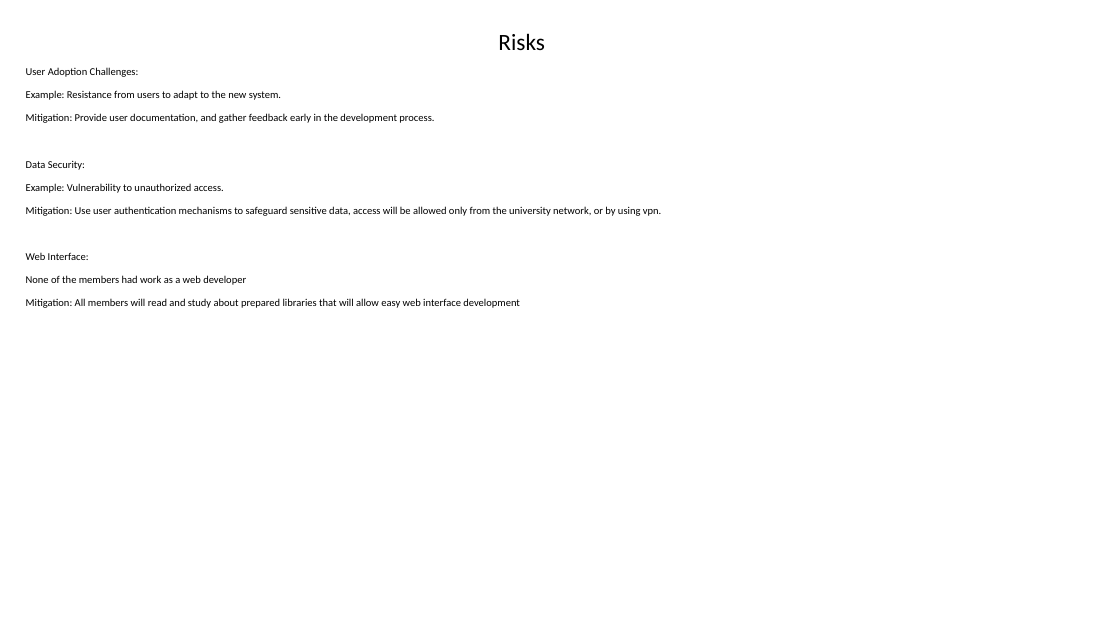
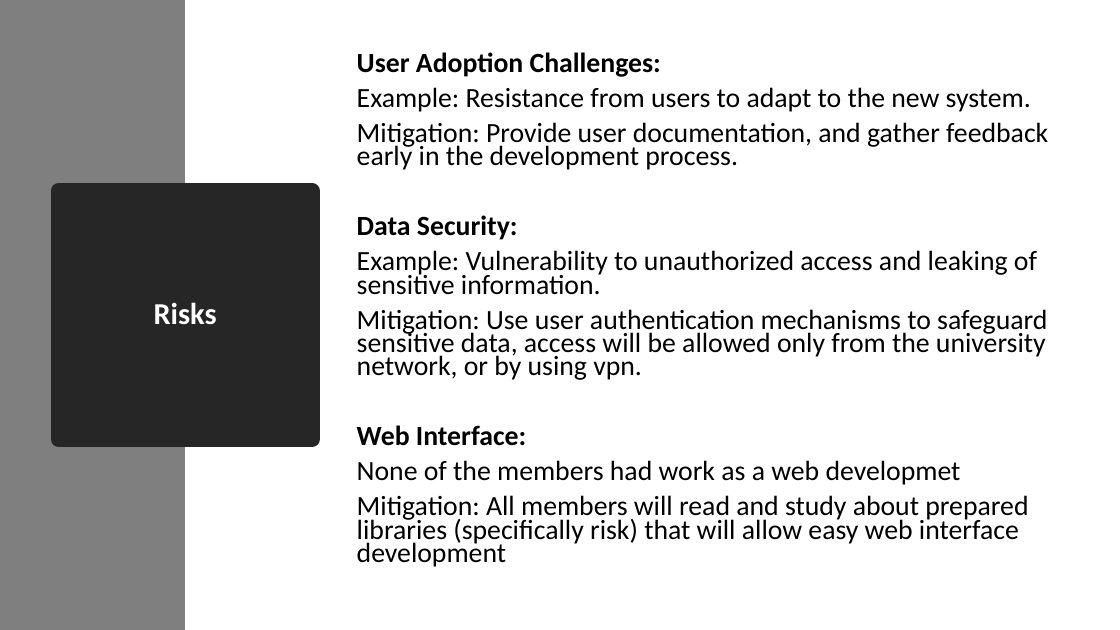
Before and after one commit to RoiTief/Exam-Management-System, a slide deck: slide 7 of docs/Proof of concept presentation.pptx (slide 3 before the commit). Drawn at 1120x630 pixels with LibreOffice and Linux fonts; fonts in the diff are those of the drawing. Boxes give left, top, right and bottom in pixels: in the first picture for what was removed or moved away, otherwise in the second. Text is boxed around its words. In the diff, an @@ line names an element or a change of style, - is before the commit and + after.

```diff
--- a/docs/Proof of concept presentation.pptx
+++ b/docs/Proof of concept presentation.pptx
@@ rectangle added at <box>0,0,185,630</box>, fill #7F7F7F @@
@@ text "User Adoption Challenges:": place and size @@
-text "User Adoption Challenges:" at <box>26,67,661,308</box>
+text "User Adoption Challenges:" at <box>357,52,1048,567</box>
@@ text at <box>357,52,1048,446</box>: size 9 to 23.8 pt in "User Adoption Challenges:", "Example: Resistance from users to adapt to ...", "Mitigation: Provide user documentation, and gather feedback ...", "Data Security:" and 2 more places; bold on in "User Adoption Challenges:", "Data Security:", "Web Interface:"; line spacing 0.9 to 0.7 @@
@@ title "Risks": place and size @@
-title "Risks" at <box>498,33,545,50</box>
+title "Risks" at <box>59,191,312,439</box>
@@ title "Risks" at <box>59,191,312,439</box>: size 20 to 26 pt, text colour #000000 to #FFFFFF, bold on; alignment left to centre; fill none to #262626; outline none to #262626 13.75 pt @@
@@ text at <box>357,250,1037,295</box>: text changed; size 9 to 23.8 pt @@
-Example: Vulnerability to unauthorized access.
+Example: Vulnerability to unauthorized access and leaking of sensitive information.
@@ text at <box>357,460,1028,567</box>: text changed; size 9 to 23.8 pt @@
-None of the members had work as a web developer
-Mitigation: All members will read and study about prepared libraries that will allow easy web interface development
+None of the members had work as a web developmet
+Mitigation: All members will read and study about prepared libraries (specifically risk) that will allow easy web interface development
```
Also in this commit, not shown: 1 other slide changed, 10 slides added, 2 slides removed, 1 other file.
